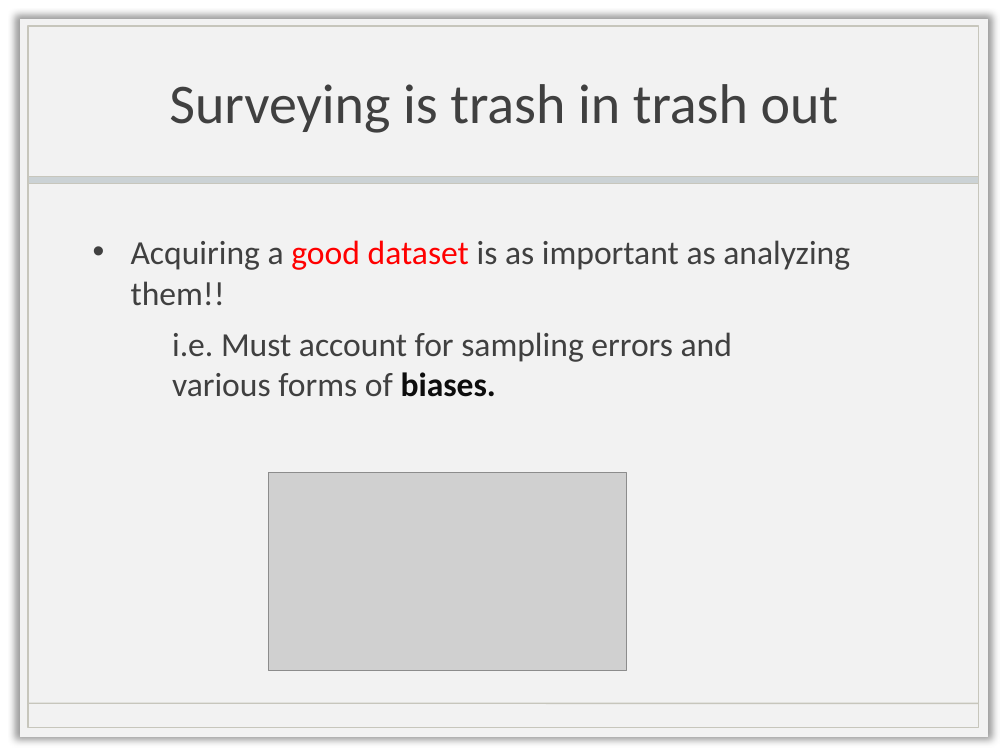
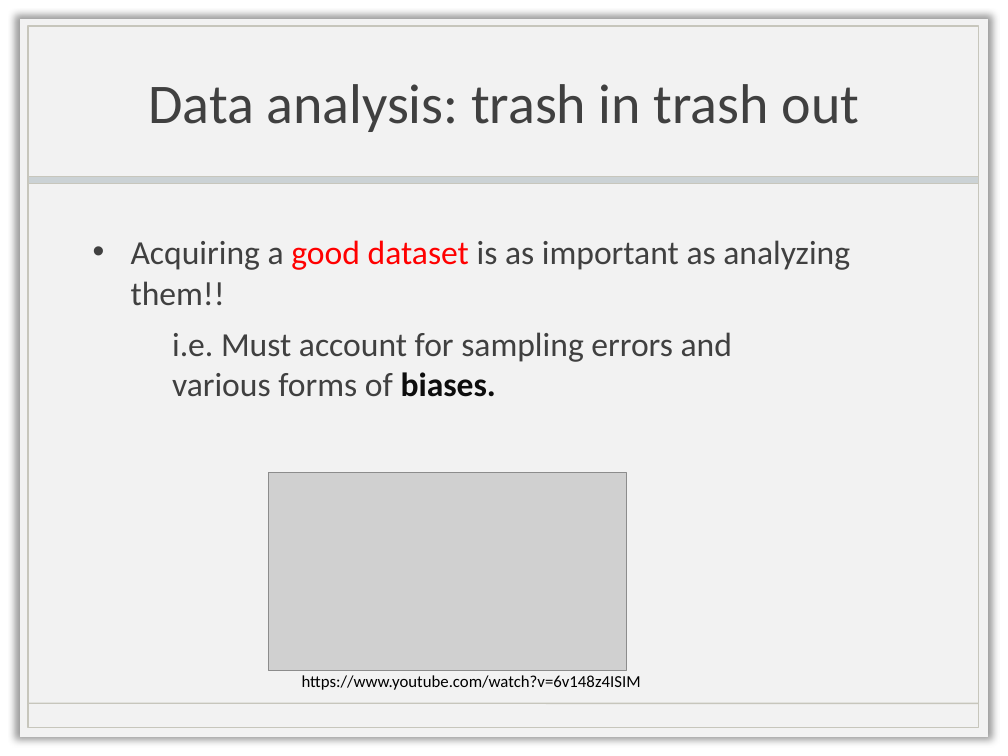
Before and after one commit to biona001/biomath_204, a slide deck: slide 3 of project ver.2/Presentation.pptx. Drawn at 1008x756 pixels with LibreOffice and Linux fonts; fonts in the diff are those of the drawing; grey boxes stand for pictures; background and template pictures are left out. Boxes give left, top, right and bottom in pixels: in the first picture for what was removed or moved away, otherwise in the second. Text is boxed around its words. In the diff, an @@ line names an element or a change of style, - is before the commit and + after.

```diff
--- a/project ver.2/Presentation.pptx
+++ b/project ver.2/Presentation.pptx
@@ title at <box>148,84,859,132</box>: text changed @@
-Surveying is trash in trash out
+Data analysis: trash in trash out
@@ text added at <box>302,675,641,690</box>, 12 pt, text #000000 @@
+https://www.youtube.com/watch?v=6v148z4ISIM
```
Also in this commit, not shown: 2 other slides changed, 2 slides added, 4 other files.
